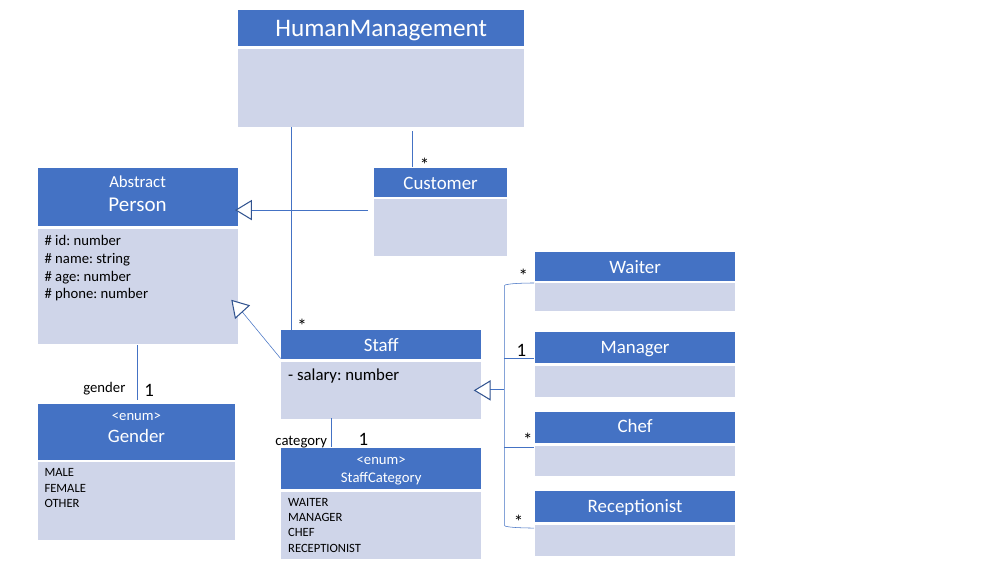
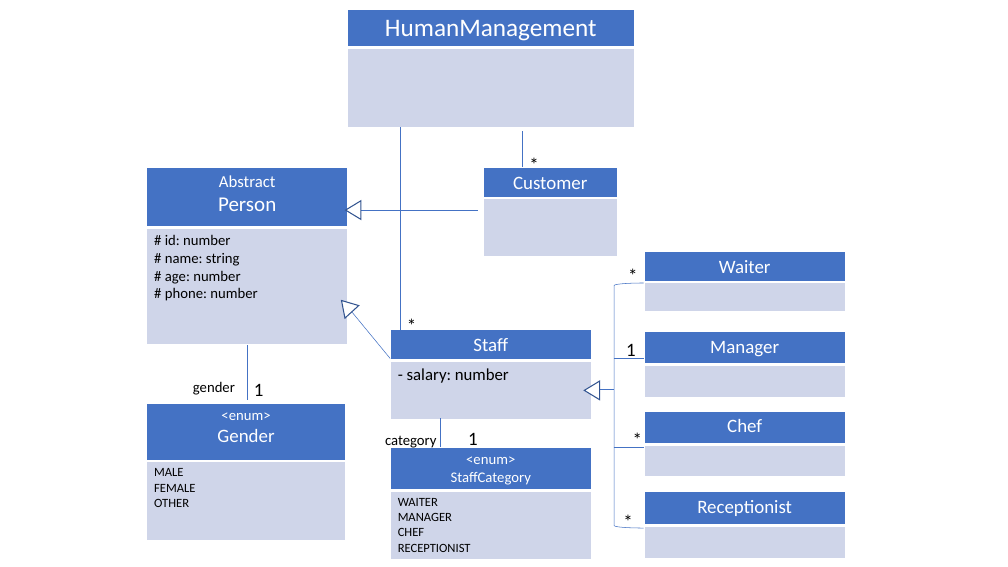
Before and after one commit to VANSAOHANG/RestaurantMS, a slide deck: slide 3 of Restaurant Management System.pptx. Drawn at 1008x567 pixels with LibreOffice and Linux fonts; fonts in the diff are those of the drawing. Boxes give left, top, right and bottom in pixels: in the first picture for what was removed or moved away, otherwise in the second. Text is boxed around its words. In the diff, an @@ line names an element or a change of style, - is before the commit and + after.

```diff
--- a/Restaurant Management System.pptx
+++ b/Restaurant Management System.pptx
@@ 10 texts, 10 tables, 6 lines, 3 arrows, 3 triangles, 1 left bracket: place and size @@
-10 texts, 10 tables, 6 lines, 3 arrows, 3 triangles, 1 left bracket at [37,9,736,558]
+10 texts, 10 tables, 6 lines, 3 arrows, 3 triangles, 1 left bracket at [147,9,845,559]
```
Also in this commit, not shown: 2 other slides changed, 1 slide added.
